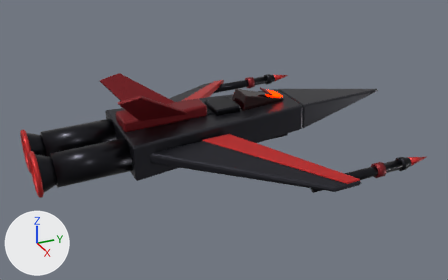
What one commit did to the glTF model fighter/bandit/raider.glb.
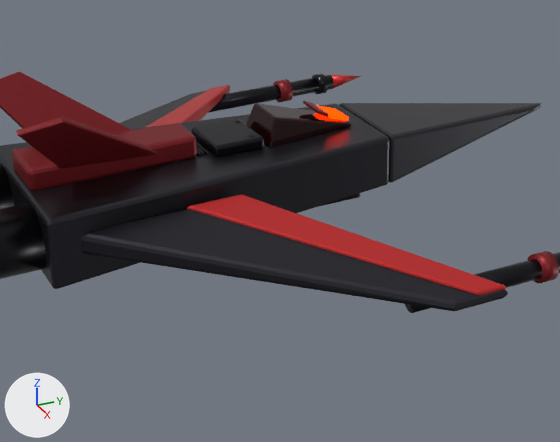
There are two pictures of each version: one whole from a camera (50 mm lens) standing at (10.34, -4.93, 4.67) and looking at (0.18, -0.36, -0.41), one close up on the part from 24% to 86% of the width and 13% to 92% of the height. The axes (+X, +Y, +Z) are drawn at lower left. The lights are the same throughout. The older version's two pictures come first. Where no turn or scale is listed for an object, it has been applied to the vertices. Vertices at exactly the same position are counted once.

The first close-up shows 'Canopy', 'Merged_BloodRed', 'Merged_DriedRed', 'Merged_EngineIron', 'Merged_GunmetalBody', 'Merged_GunmetalWing', 'Nose' and 2 more.
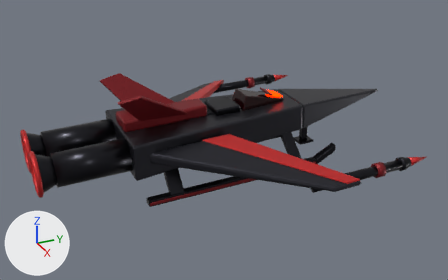
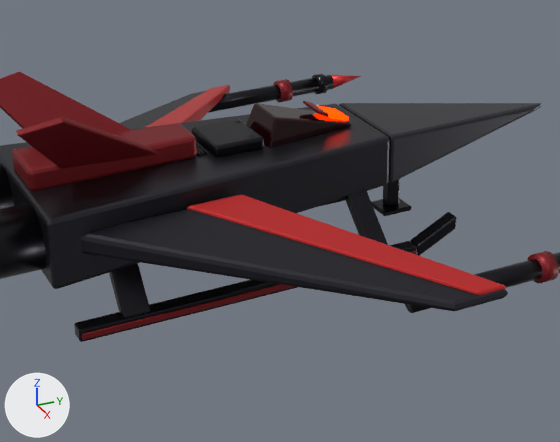
Changed parts and their boxes [x1, y1, x2, y2] in the close-ups (560 x 442 px):
'Merged_EngineIron', reshaped
    before: [0, 74, 560, 313]
    after: [0, 74, 560, 342]
'Merged_DriedRed', reshaped
    before: [0, 72, 558, 283]
    after: [0, 72, 558, 340]
part 1 of me_merged_driedred, added
    after: [82, 251, 417, 340]
part 2 of me_merged_engineiron, added
    after: [74, 212, 456, 342]
part 3 of me_merged_engineiron, added (black)
    after: [345, 189, 388, 245]
part 4 of me_merged_engineiron, added (black)
    after: [109, 263, 150, 318]
part 5 of me_merged_engineiron, added
    after: [383, 179, 400, 207]
part 6 of me_merged_engineiron, added
    after: [371, 198, 412, 216]

The change in detail:
me_merged_driedred is used by ob_merged_driedred; location (0.0, 0.0, -0.1).
me_merged_driedred had 414 vertices, 804 faces and spanned x -2.68..2.68, y -2.53..1.63, z -0.4..1.05.
me_merged_driedred now has 526 vertices, 1020 faces and spans x -2.68..2.68, y -2.53..1.63, z -0.87..1.05.
me_merged_driedred part 1: a new loose piece of 56 vertices spanning x 1.09..1.12, y -2.2..1.21, z -0.87..-0.69, in mat_driedred (red #811921).
Other edits to the shape of me_merged_driedred do not show in these pictures.
me_merged_engineiron is used by ob_merged_engineiron; location (0.0, 0.0, -0.1).
me_merged_engineiron had 1044 vertices, 1852 faces and spanned x -2.67..2.67, y -4.01..2.21, z -0.5..0.41.
me_merged_engineiron now has 1596 vertices, 2932 faces and spans x -2.67..2.67, y -4.01..2.21, z -0.9..0.41.
me_merged_engineiron part 2: a new loose piece of 108 vertices spanning x 0.94..1.1, y -2.22..1.66, z -0.9..-0.42, in mat_engineiron (black #27272c).
me_merged_engineiron part 3: a new loose piece of 56 vertices spanning x 0.46..1.08, y 0.7..0.93, z -0.66..-0.19, in mat_engineiron (black #27272c).
me_merged_engineiron part 4: a new loose piece of 56 vertices spanning x 0.66..1.08, y -1.82..-1.55, z -0.75..-0.34, in mat_engineiron (black #27272c).
me_merged_engineiron part 5: a new loose piece of 56 vertices spanning x -0.06..0.06, y 1.49..1.65, z -0.72..-0.12, in mat_engineiron (black #27272c).
me_merged_engineiron part 6: a new loose piece of 56 vertices spanning x -0.16..0.16, y 1.41..1.75, z -0.77..-0.71, in mat_engineiron (black #27272c).
Other edits to the shape of me_merged_engineiron do not show in these pictures.
